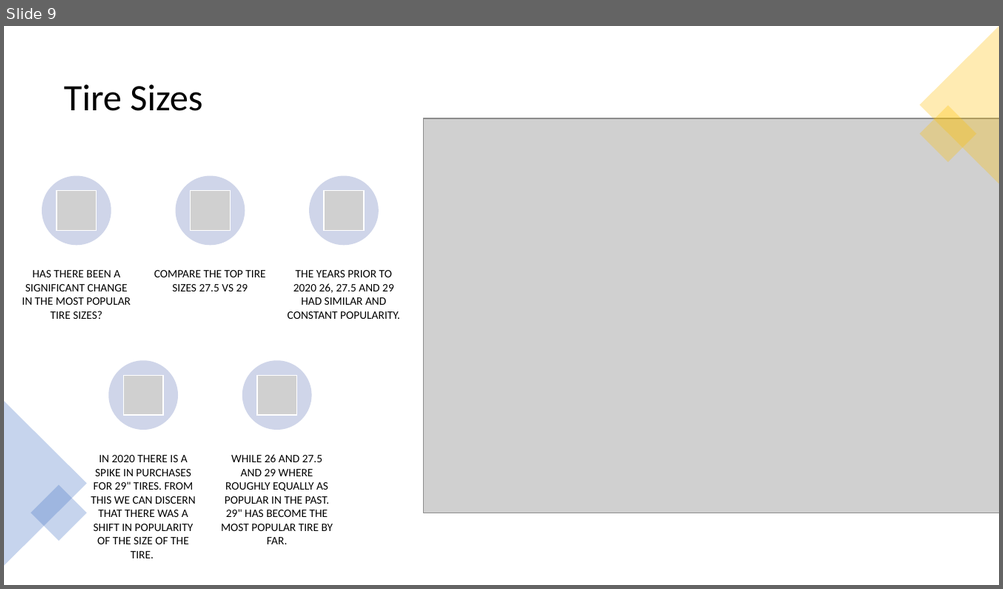
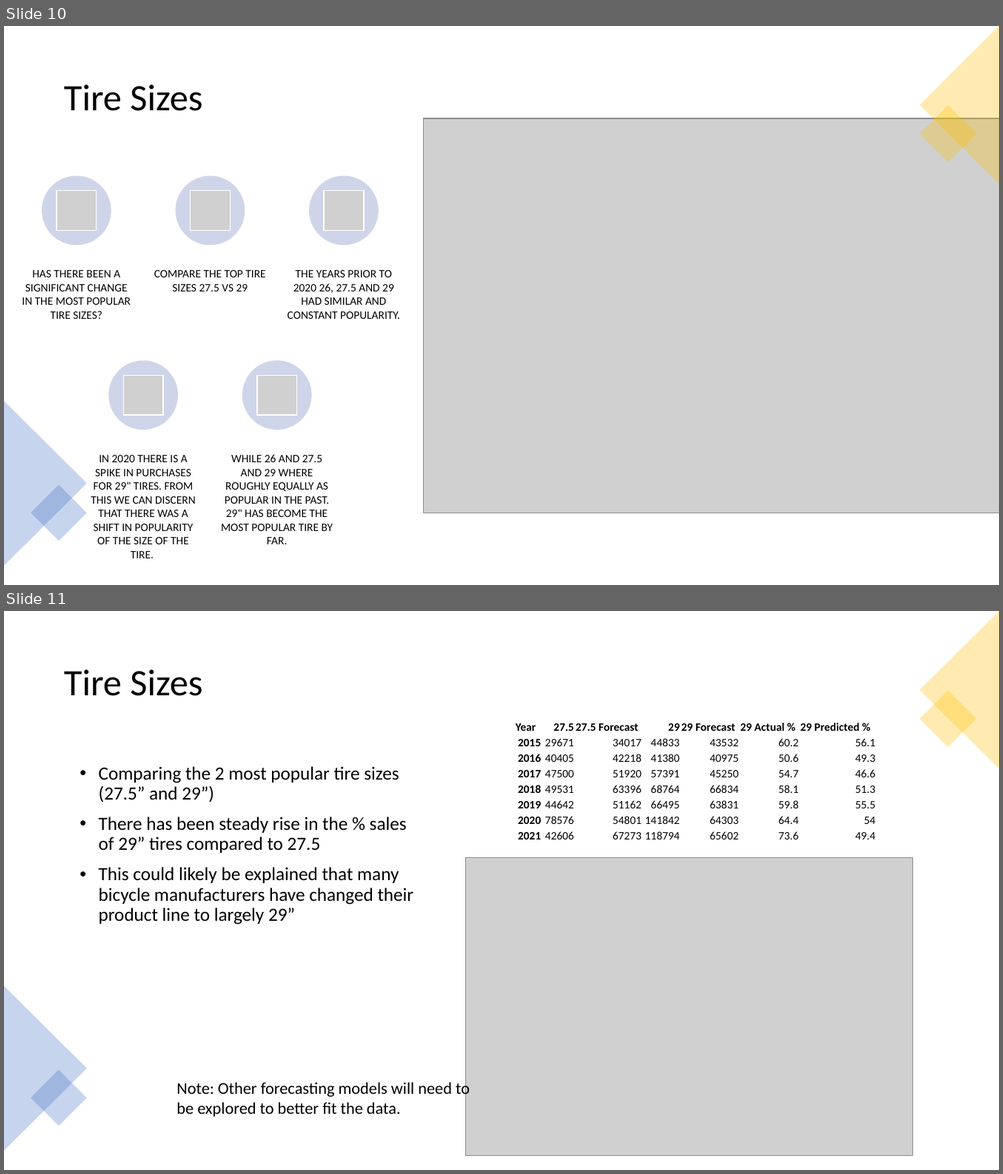
Before and after one commit to 2Delta/GT-Coding-Boot-Camp_Project-1, a slide deck: Project_power_point.pptx. Shown one above the other, each under a label of ours: slide 9 before the commit, slides 10 and 11 after it. The pictures are 1003x589 and 1003x1174 pixels, drawn with LibreOffice and Linux fonts; fonts in the diff are those of the drawing; grey boxes stand for pictures. Boxes give left, top, right and bottom in pixels: in the first picture for what was removed or moved away, otherwise in the second. Text is boxed around its words. In the diff, an @@ line names an element or a change of style, - is before the commit and + after.

```diff
--- a/Project_power_point.pptx
+++ b/Project_power_point.pptx
@@ slide 11 added at <box>4,611,999,1170</box>, background #FFFFFF @@
@@ triangle added at <box>919,611,999,769</box>, fill #FFC000 at 30% opacity @@
@@ title added at <box>64,669,202,696</box>, 36 pt, text #000000 @@
+Tire Sizes
@@ rectangle added at <box>919,691,976,748</box>, fill #FFC000 at 30% opacity @@
@@ table added at <box>515,719,875,844</box>, 8 rows, 7 columns @@
+Year | 27.5 | 27.5 Forecast | 29 | 29 Forecast | 29 Actual % | 29 Predicted %
+2015 | 29671 | 34017 | 44833 | 43532 | 60.2 | 56.1
+2016 | 40405 | 42218 | 41380 | 40975 | 50.6 | 49.3
+2017 | 47500 | 51920 | 57391 | 45250 | 54.7 | 46.6
+2018 | 49531 | 63396 | 68764 | 66834 | 58.1 | 51.3
+2019 | 44642 | 51162 | 66495 | 63831 | 59.8 | 55.5
+2020 | 78576 | 54801 | 141842 | 64303 | 64.4 | 54
+2021 | 42606 | 67273 | 118794 | 65602 | 73.6 | 49.4
@@ text added at <box>99,766,414,925</box>, 18 pt, text #000000 @@
+• Comparing the 2 most popular tire sizes (27.5” and 29”)
+• There has been steady rise in the % sales of 29” tires compared to 27.5
+• This could likely be explained that many bicycle manufacturers have changed their product line to largely 29”
@@ picture added at <box>465,858,913,1156</box> @@
@@ triangle added at <box>4,986,87,1151</box>, fill #4472C4 at 30% opacity @@
@@ rectangle added at <box>31,1070,87,1126</box>, fill #4472C4 at 30% opacity @@
@@ text added at <box>176,1080,469,1117</box>, 16 pt, text #000000 @@
+Note: Other forecasting models will need to be explored to better fit the data.
@@ what was slide 9 is now slide 10 @@
```
Also in this commit, not shown: 3 slides changed, 3 other slides added, 2 slides removed.
